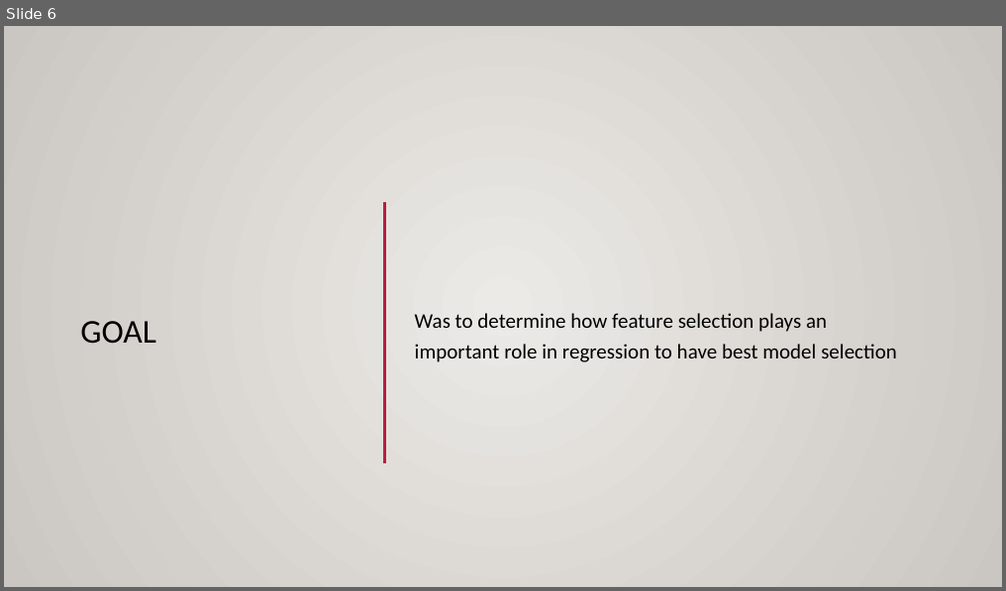
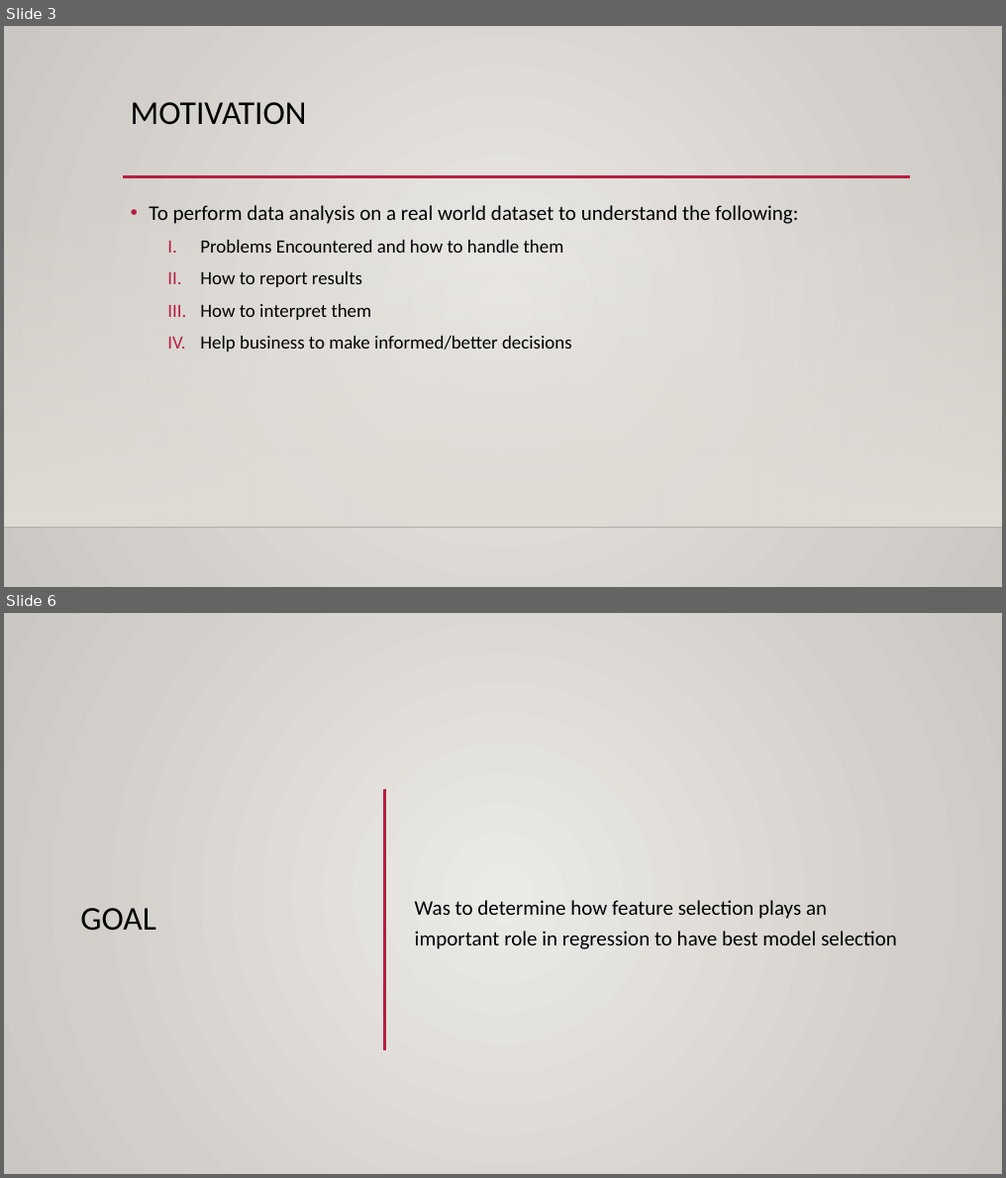
Before and after one commit to karimkhamwani/data-mining, a slide deck: Caravan.pptx. Shown one above the other, each under a label of ours: slide 6 before the commit, slides 3 and 6 after it; the slides between them are not shown. The pictures are 1006x591 and 1006x1178 pixels, drawn with LibreOffice and Linux fonts; fonts in the diff are those of the drawing; background and template pictures are left out. Boxes give left, top, right and bottom in pixels: in the first picture for what was removed or moved away, otherwise in the second. Text is boxed around its words. In the diff, an @@ line names an element or a change of style, - is before the commit and + after.

```diff
--- a/Caravan.pptx
+++ b/Caravan.pptx
@@ slide 3 added at bbox=[4, 26, 1002, 587], background gradient #ECEAE7 to #CAC7C1; not listed: 3 template elements that a slide beside it also shows @@
@@ title added at bbox=[131, 102, 307, 125], 32 pt, text #000000 @@
+MOTIVATION
@@ text added at bbox=[149, 205, 798, 352], 18 pt, text #000000 @@
+• To perform data analysis on a real world dataset to understand the following:
+  I. Problems Encountered and how to handle them
+  II. How to report results
+  III. How to interpret them
+  IV. Help business to make informed/better decisions
```
Also in this commit, not shown: 10 slides changed, 3 other slides added, 2 slides removed.
